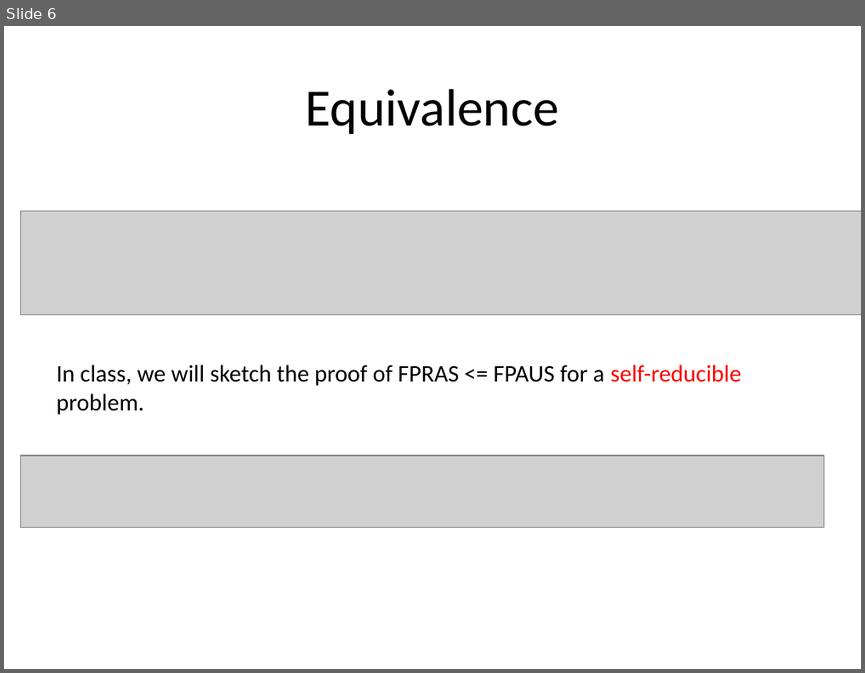
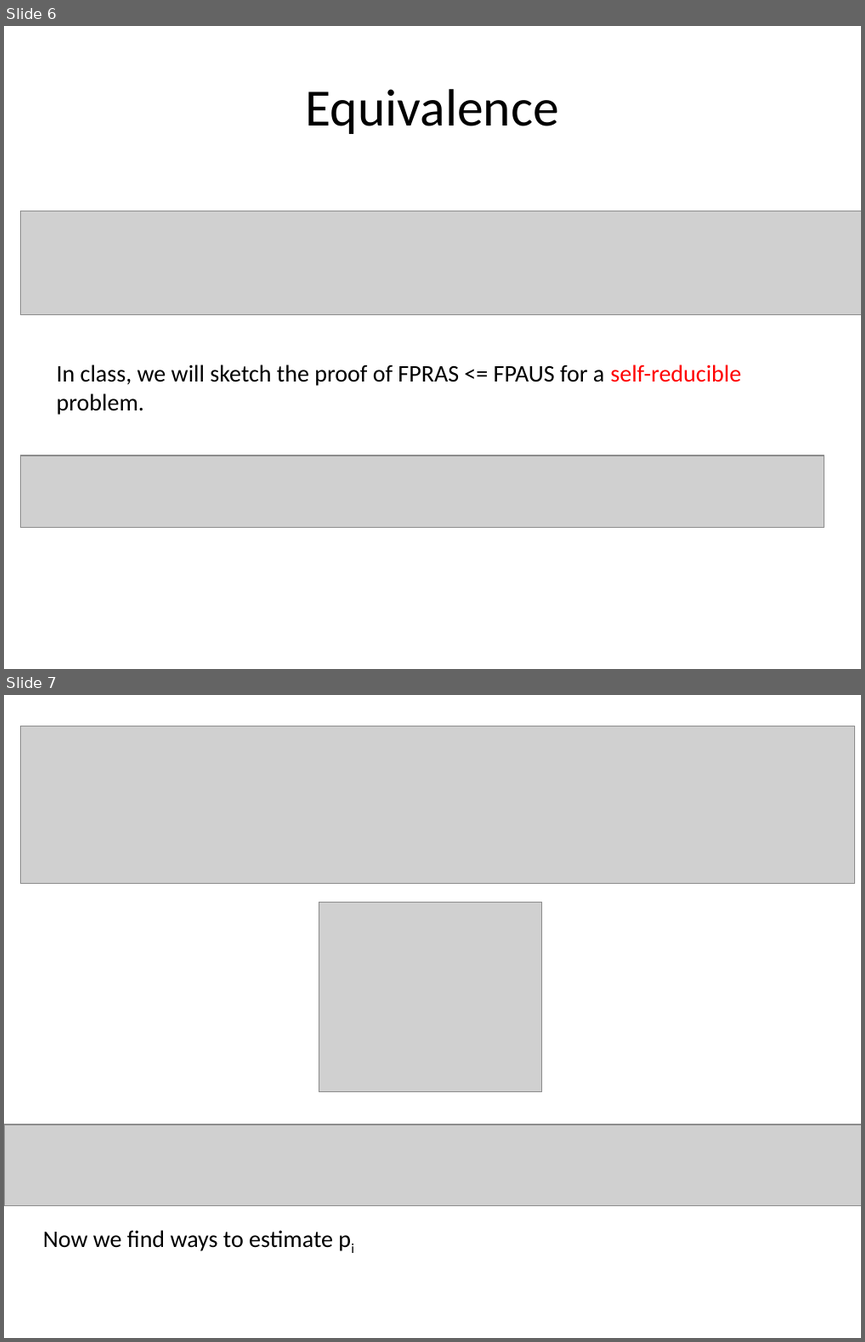
Before and after one commit to cloudygoose/homework_projects, a slide deck: approximate counting/approximate counting and sampling.pptx. Shown one above the other, each under a label of ours: slide 6 before the commit, slides 6 and 7 after it. The pictures are 865x673 and 865x1342 pixels, drawn with LibreOffice and Linux fonts; fonts in the diff are those of the drawing; grey boxes stand for pictures. Boxes give left, top, right and bottom in pixels: in the first picture for what was removed or moved away, otherwise in the second. Text is boxed around its words. In the diff, an @@ line names an element or a change of style, - is before the commit and + after.

Commit message:
sss

```diff
--- a/approximate counting/approximate counting and sampling.pptx
+++ b/approximate counting/approximate counting and sampling.pptx
@@ slide 7 added at box(4, 695, 861, 1338), background #FFFFFF @@
@@ picture added at box(21, 726, 854, 883) @@
@@ picture added at box(318, 902, 541, 1092) @@
@@ picture added at box(4, 1124, 861, 1206) @@
@@ text added at box(43, 1230, 333, 1251), 20 pt, text #000000 @@
+Now we find ways to estimate pi
```
Also in this commit, not shown: 1 other slide added, 1 slide removed.
